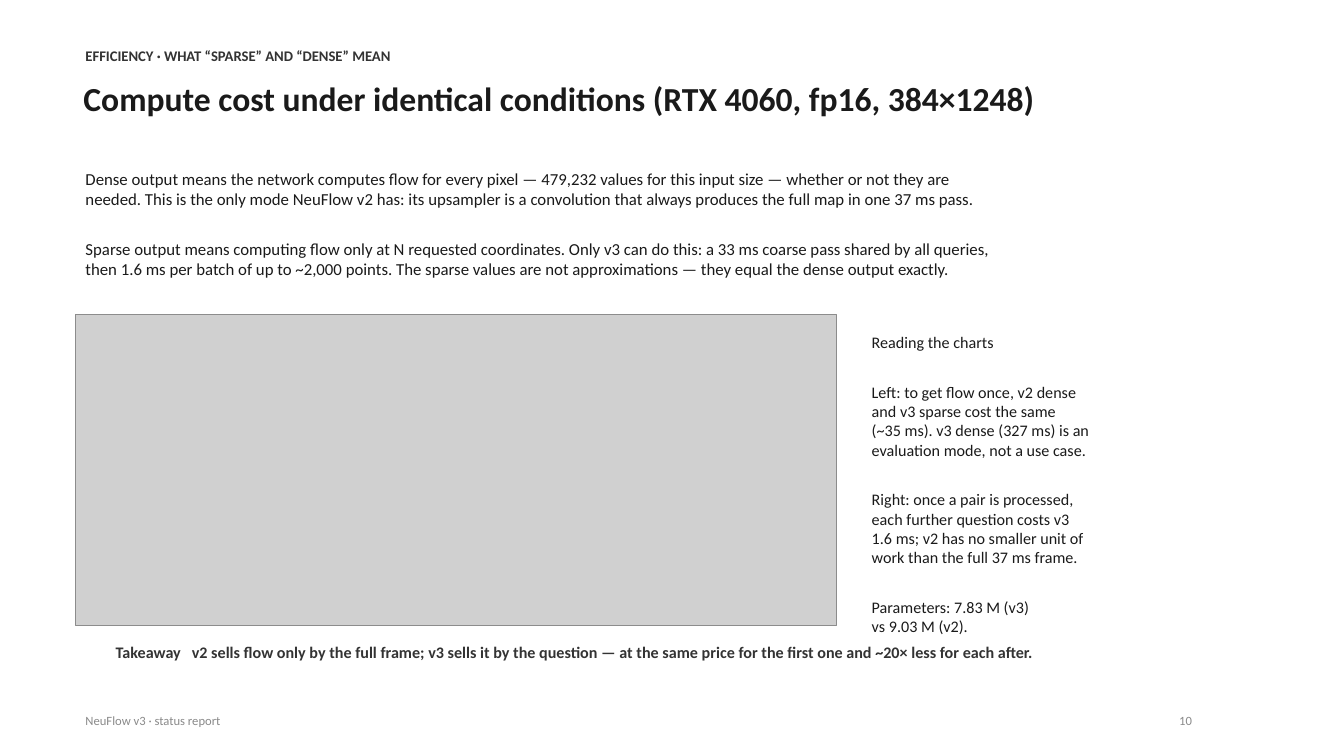
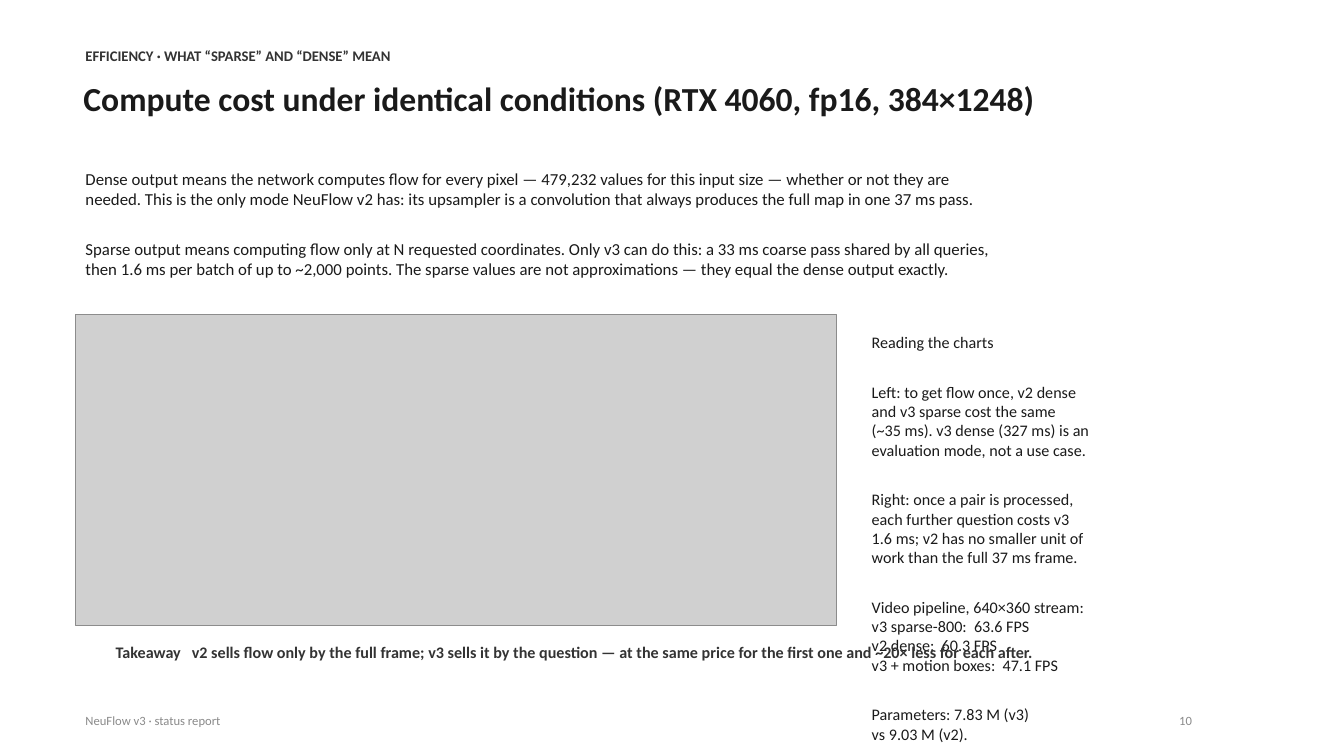
Before and after one commit to shrirag10/Neuflowv3, a slide deck: slide 10 of docs/NeuFlow_v3_status.pptx. Drawn at 1344x756 pixels with LibreOffice and Linux fonts; fonts in the diff are those of the drawing; grey boxes stand for pictures. Boxes give left, top, right and bottom in pixels: in the first picture for what was removed or moved away, otherwise in the second. Text is boxed around its words. In the diff, an @@ line names an element or a change of style, - is before the commit and + after.

Commit message:
Video-pipeline FPS benchmark: v3 sparse-800 (63.6 FPS) outpaces v2 dense (60.3) on real YouTube frames

```diff
--- a/docs/NeuFlow_v3_status.pptx
+++ b/docs/NeuFlow_v3_status.pptx
@@ text at (872, 601, 1084, 671): paragraphs added @@
+Video pipeline, 640×360 stream:
+v3 sparse-800: 63.6 FPS
+v2 dense: 60.3 FPS
+v3 + motion boxes: 47.1 FPS
```
Also in this commit, not shown: 3 other files.
